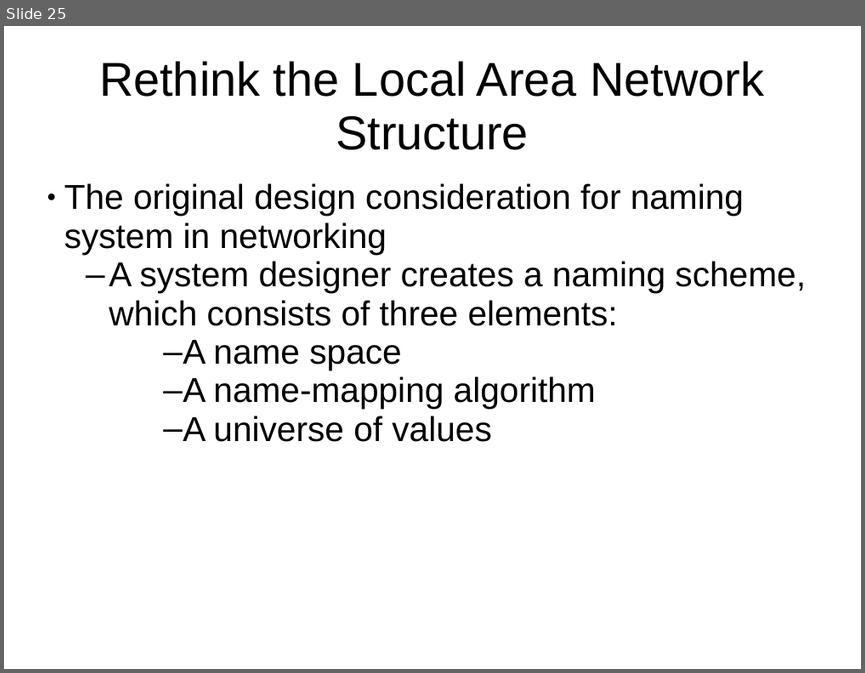
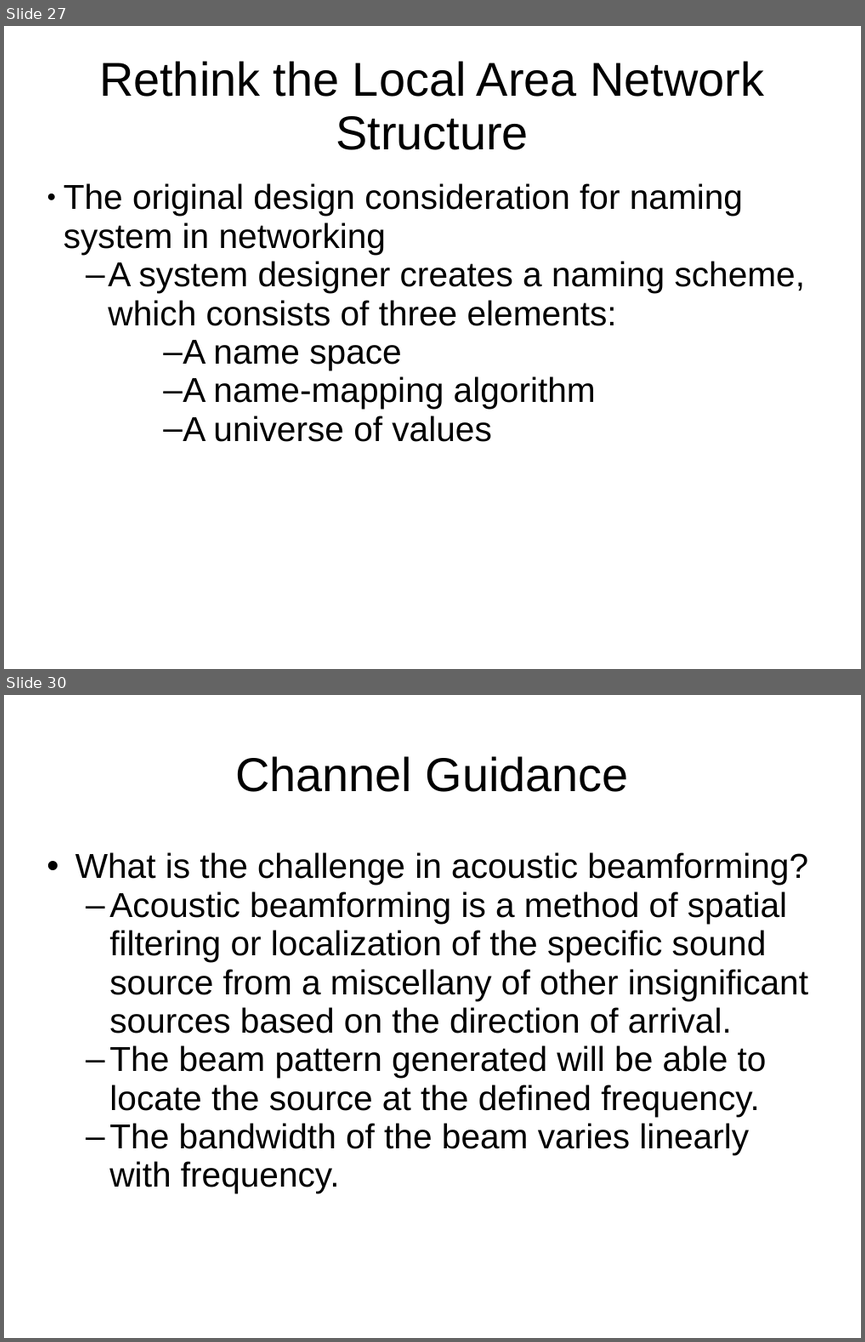
Before and after one commit to HSID/Ubuntu-Desktop, a slide deck: Enhanced-Smart-Home-Assistant.ppt. Shown one above the other, each under a label of ours: slide 25 before the commit, slides 27 and 30 after it; the slides between them are not shown. The pictures are 865x673 and 865x1342 pixels, drawn with LibreOffice and Linux fonts; fonts in the diff are those of the drawing. Boxes give left, top, right and bottom in pixels: in the first picture for what was removed or moved away, otherwise in the second. Text is boxed around its words. In the diff, an @@ line names an element or a change of style, - is before the commit and + after.

```diff
--- a/Enhanced-Smart-Home-Assistant.ppt
+++ b/Enhanced-Smart-Home-Assistant.ppt
@@ slide 30 added at (4,695,861,1338), background #FFFFFF @@
@@ title added at (235,756,629,792), 44 pt, text #000000 @@
+Channel Guidance
@@ subtitle added at (75,852,808,1193), 32 pt, text #000000 @@
+• What is the challenge in acoustic beamforming?
+  – Acoustic beamforming is a method of spatial filtering or localization of the specific sound source from a miscellany of other insignificant sources based on the direction of arrival.
+  – The beam pattern generated will be able to locate the source at the defined frequency.
+  – The bandwidth of the beam varies linearly with frequency.
@@ what was slide 25 is now slide 27 @@
```
Also in this commit, not shown: 24 other slides changed, 11 other slides added, 1 other file.
